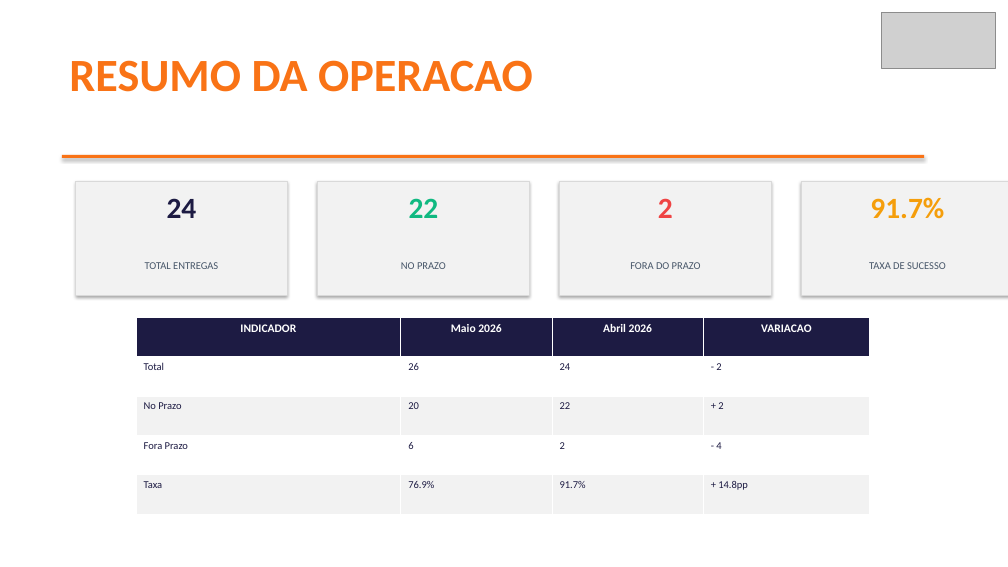
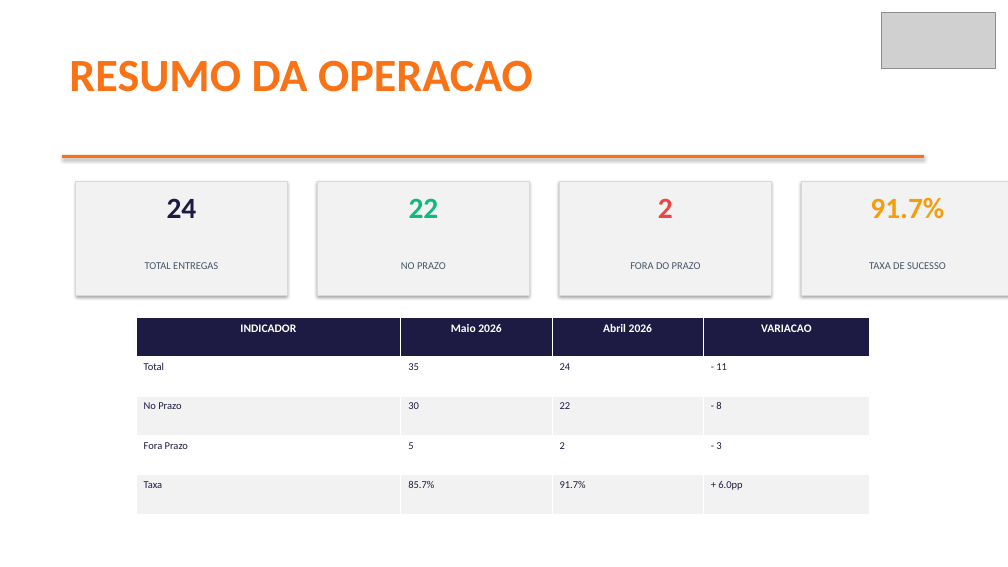
Before and after one commit to brendaelicia-sketch/PortoEX, a slide deck: slide 2 of ACQUA_SOLAR_COMERCIO_DE_EQUIPA.pptx. Drawn at 1008x567 pixels with LibreOffice and Linux fonts; fonts in the diff are those of the drawing; grey boxes stand for pictures. Boxes give left, top, right and bottom in pixels: in the first picture for what was removed or moved away, otherwise in the second. Text is boxed around its words. In the diff, an @@ line names an element or a change of style, - is before the commit and + after.

```diff
--- a/ACQUA_SOLAR_COMERCIO_DE_EQUIPA.pptx
+++ b/ACQUA_SOLAR_COMERCIO_DE_EQUIPA.pptx
@@ table at (x1=136, y1=318, x2=870, y2=514) @@
-row 2, column 2: 26
+row 2, column 2: 35
-row 2, column 4: - 2
+row 2, column 4: - 11
-row 3, column 2: 20
+row 3, column 2: 30
-row 3, column 4: + 2
+row 3, column 4: - 8
-row 4, column 2: 6
+row 4, column 2: 5
-row 4, column 4: - 4
+row 4, column 4: - 3
-row 5, column 2: 76.9%
+row 5, column 2: 85.7%
-row 5, column 4: + 14.8pp
+row 5, column 4: + 6.0pp
```
Also in this commit, not shown: 1 other slide changed, 22 other files.
